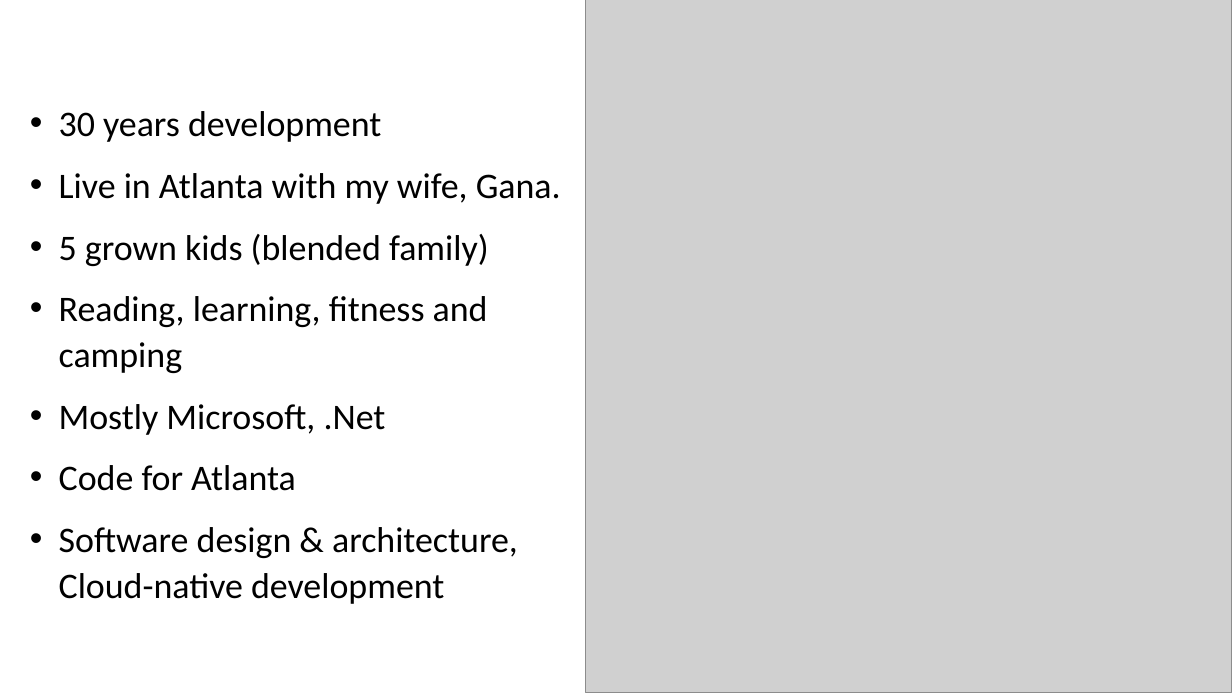
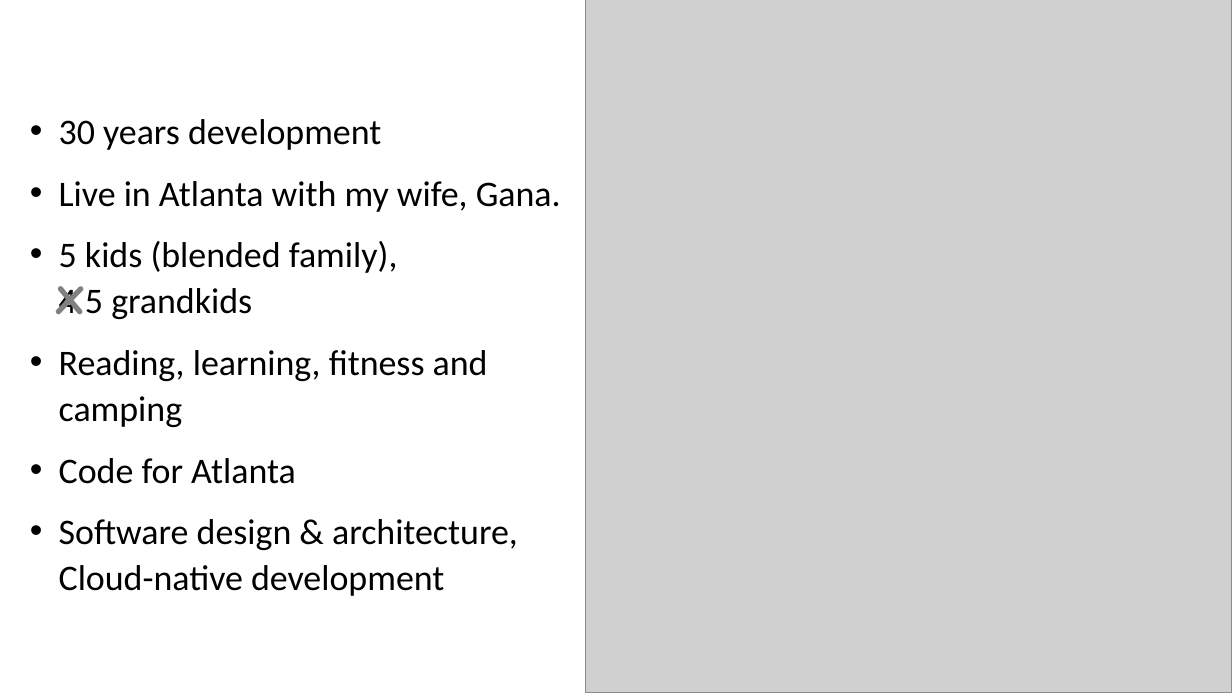
Before and after one commit to wschroder/UnitTestingDemo.GitHub, a slide deck: slide 2 of Effective Unit Testing.pptx. Drawn at 1232x693 pixels with LibreOffice and Linux fonts; fonts in the diff are those of the drawing; grey boxes stand for pictures. Boxes give left, top, right and bottom in pixels: in the first picture for what was removed or moved away, otherwise in the second. Text is boxed around its words. In the diff, an @@ line names an element or a change of style, - is before the commit and + after.

```diff
--- a/Effective Unit Testing.pptx
+++ b/Effective Unit Testing.pptx
@@ text added at (57,265,85,314), 44 pt, text #808080, bold @@
+x
@@ text at (59,241,398,319): text changed @@
-• 5 grown kids (blended family)
+• 5 kids (blended family),
+  4 5 grandkids
@@ text at (59,404,386,435): paragraph removed @@
-• Mostly Microsoft, .Net
```
Also in this commit, not shown: 11 other slides changed, 3 slides added.
